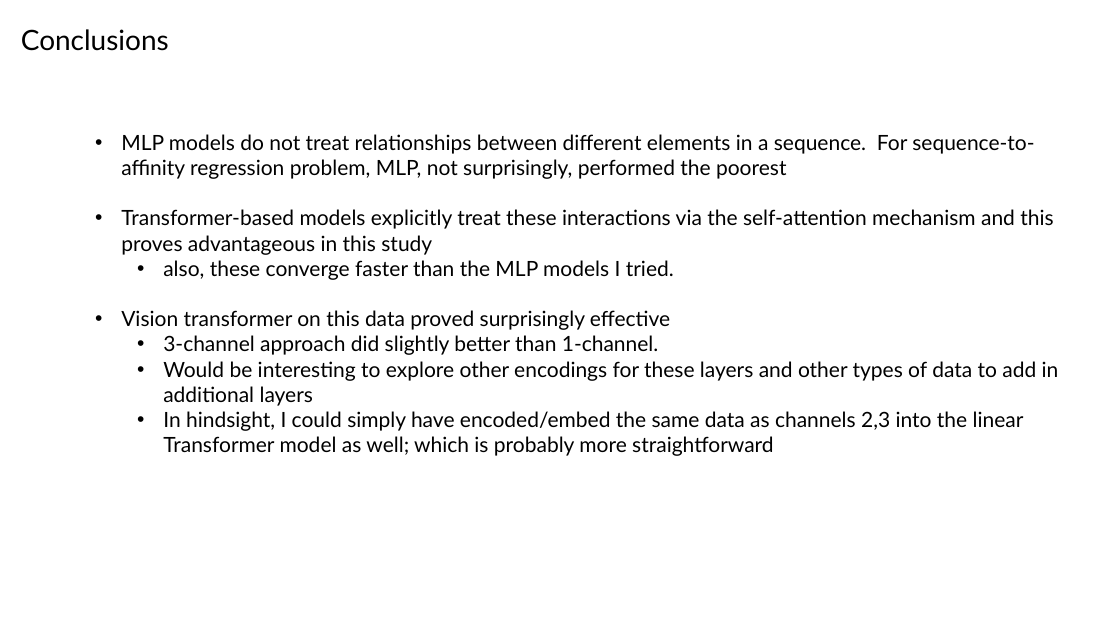
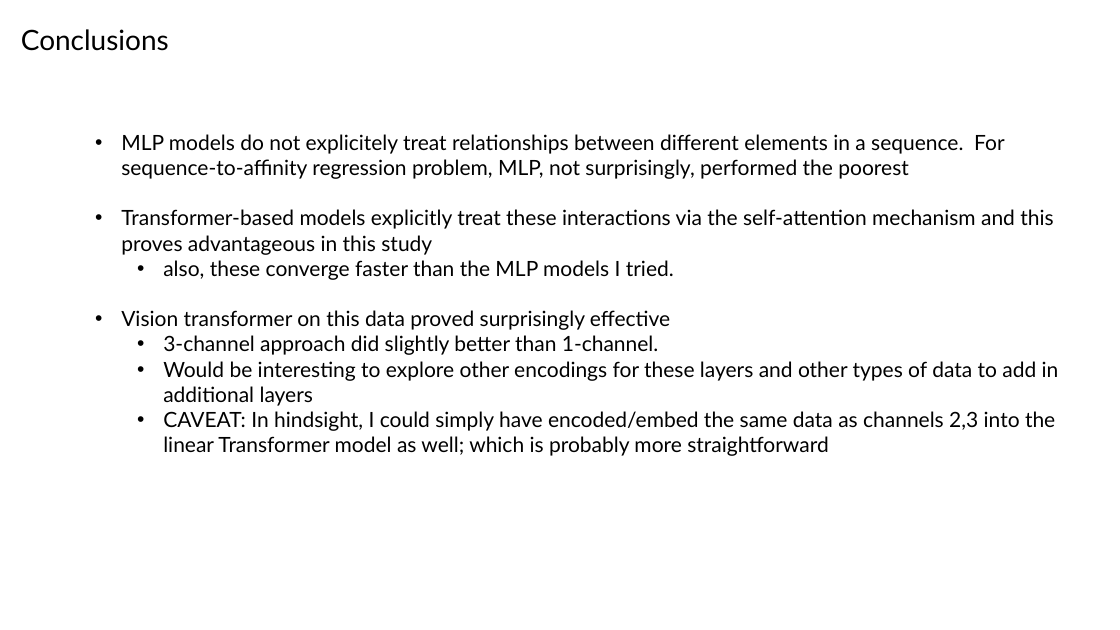
Before and after one commit to planaria158/BERT-antibody-antigen-binding-energy, a slide deck: slide 17 of Homework-aAlphaBio.pptx (slide 18 before the commit). Drawn at 1120x630 pixels with LibreOffice and Linux fonts; fonts in the diff are those of the drawing. Boxes give left, top, right and bottom in pixels: in the first picture for what was removed or moved away, otherwise in the second. Text is boxed around its words. In the diff, an @@ line names an element or a change of style, - is before the commit and + after.

Commit message:
slide deck

```diff
--- a/Homework-aAlphaBio.pptx
+++ b/Homework-aAlphaBio.pptx
@@ text at (121, 134, 1004, 179): text changed @@
-• MLP models do not treat relationships between different elements in a sequence. For sequence-to-affinity regression problem, MLP, not surprisingly, performed the poorest
+• MLP models do not explicitely treat relationships between different elements in a sequence. For sequence-to-affinity regression problem, MLP, not surprisingly, performed the poorest
@@ text at (163, 411, 1055, 456): text changed @@
-  • In hindsight, I could simply have encoded/embed the same data as channels 2,3 into the linear Transformer model as well; which is probably more straightforward
+  • CAVEAT: In hindsight, I could simply have encoded/embed the same data as channels 2,3 into the linear Transformer model as well; which is probably more straightforward
```
Also in this commit, not shown: 1 other slide changed, 1 slide added, 25 slides removed.
